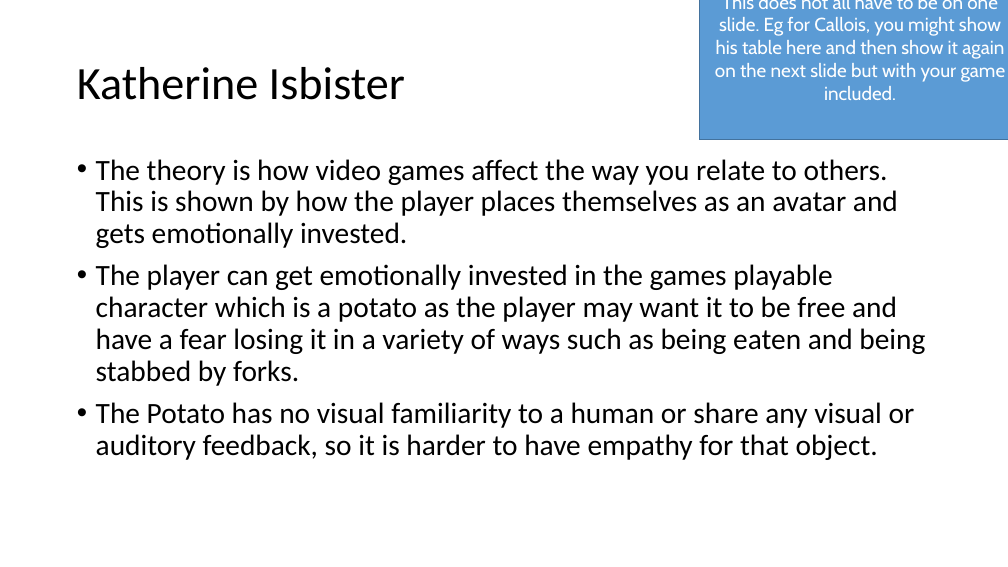
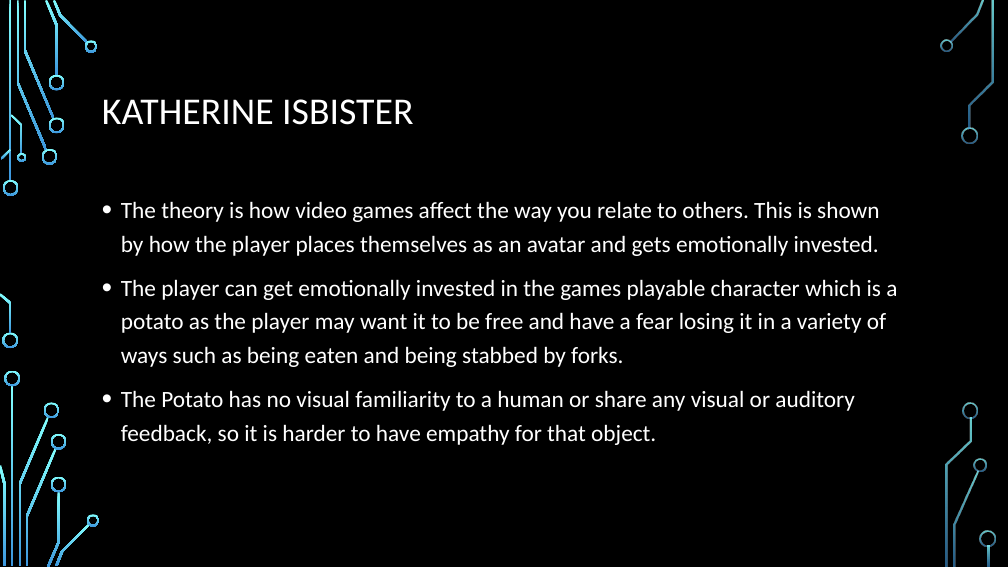
Before and after one commit to Mukkablue/PotatoEatersGame, a slide deck: slide 8 of ExamPresentationTemplate.pptx. Drawn at 1008x567 pixels with LibreOffice and Linux fonts; fonts in the diff are those of the drawing; background and template pictures are left out. Boxes give left, top, right and bottom in pixels: in the first picture for what was removed or moved away, otherwise in the second. Text is boxed around its words. In the diff, an @@ line names an element or a change of style, - is before the commit and + after.

```diff
--- a/ExamPresentationTemplate.pptx
+++ b/ExamPresentationTemplate.pptx
@@ background #FFFFFF to picture (left out) @@
@@ rectangle removed at [699,0,1008,140] @@
-This does not all have to be on one slide. Eg for Callois, you might show his table here and then show it again on the next slide but with your game included.
@@ title at [102,99,413,125]: text changed; size 44 to 36 pt; text colour #000000 to #FFFFFF @@
-Katherine Isbister
+KATHERINE ISBISTER
@@ text "The theory is how video ...": place and size @@
-text "The theory is how video ..." at [96,159,925,460]
+text "The theory is how video ..." at [121,201,897,445]
@@ text "The theory is how video ..." at [121,201,897,445]: size 28 to 22.2 pt, text colour #000000 to #FFFFFF; line spacing 0.9 to 1.2 @@
@@ group added at [0,0,996,567]: 33 freeform shapes, 3 rectangles @@
```
Also in this commit, not shown: 10 other slides changed.
